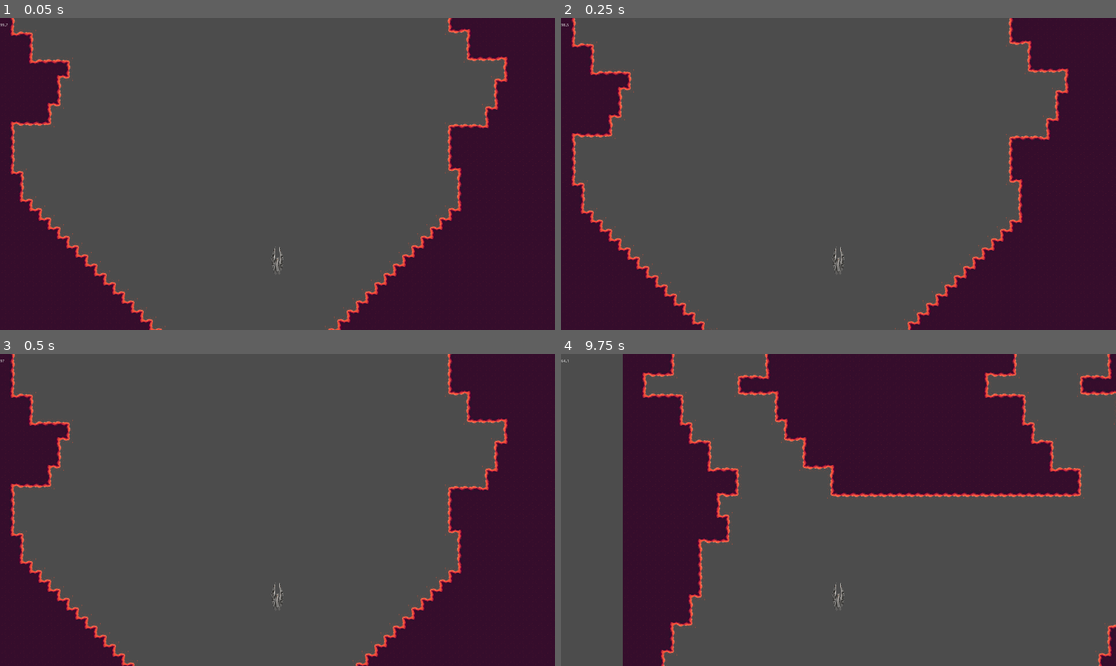
Above: before the commit, frames 1-4 (two rows, left to right).
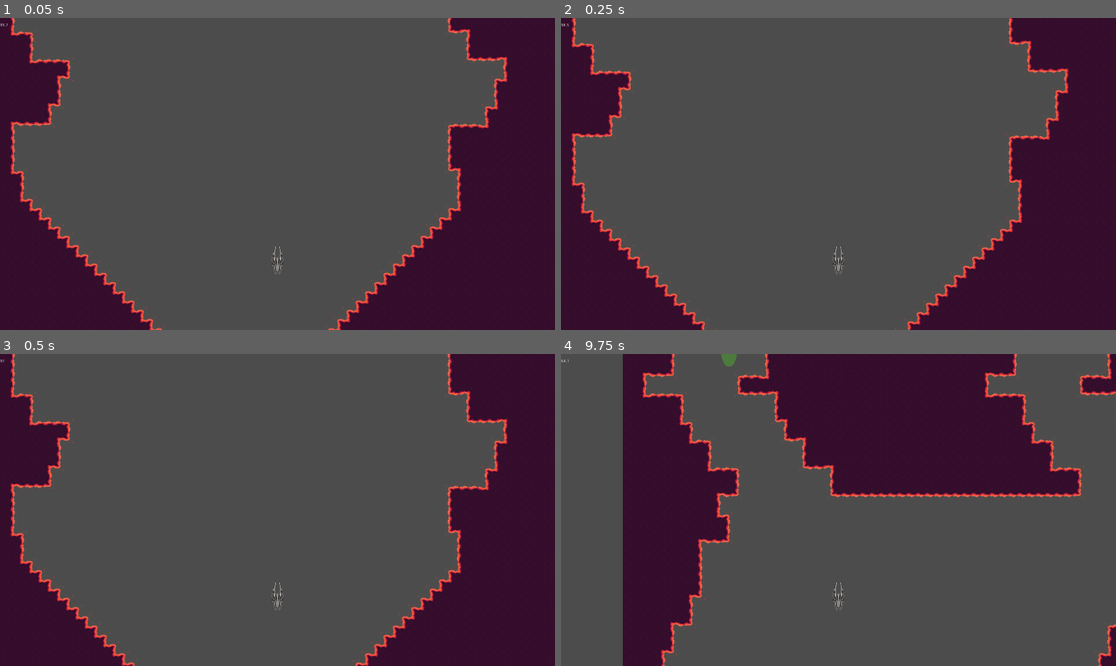
Above: after the commit, the same moments.

Repository: CyanideGourmet/River-Raid-Remake
Game: Godot game, scene res://scenes/Main.tscn
The game is run twice, just before and just after one commit, with the same random seed, the same clock (stepped at 60 frames per second) and the same inputs.
Inputs:
- Up to frame 1 (0.05 s): no input
- Up to frame 2 (0.25 s): no input
- Up to frame 3 (0.5 s): no input
- Up to frame 4 (9.75 s): hold Right (ui_right) 0.53-1.28 s; tap Space (ui_select) at 0.6, 0.77, 1.07, 1.35, 1.52, 1.82, 2.1, 2.85, 3.02, 3.32, 3.6, 3.77, 4.07, 4.35, 4.52, 4.82, 5.1, 5.85, 6.02, 6.32, 6.6, 6.77, 7.07, 7.35, 7.52, 7.82, 8.1, 8.75, 8.85, 9.02, 9.32, 9.6 s; hold Down (ui_down) 1.28-2.03 s; hold Right (ui_right) 2.03-2.78 s; hold Up (ui_up) 2.78-3.53 s; hold Left (ui_left) 3.53-5.03 s; hold Down (ui_down) 5.03-5.78 s; tap Enter at 5.75 s; hold Right (ui_right) 5.78-6.53 s; hold Up (ui_up) 6.53-7.28 s; hold Right (ui_right) 7.28-8.03 s; hold Down (ui_down) 8.03-8.78 s; hold Left (ui_left) 8.78-9.53 s; hold Up (ui_up) from 9.53 s (still down)

The runs differ from the first frame. In frame 1, 0.1% of the frame differs, in the area x 0-90%, y 1-99%; in frame 2, 0.1%; in frame 3, less than 0.1%; in frame 4, 0.2%, in the area x 0-100%, y 0-97%.

Commit message:
Finalizing fuel code and laying groundwork for implementing enemy units
Paliwo jest już w pełni funkcjonalne. Kod który dla niego powstał będzie podstawą kodu przeciwników.

Diff:
--- a/project.godot
+++ b/project.godot
@@ -27,5 +27,4 @@
 
 [rendering]
 
-quality/2d/use_pixel_snap=true
 environment/default_environment="res://default_env.tres"
--- a/scenes/Bullet.tscn
+++ b/scenes/Bullet.tscn
@@ -6,7 +6,9 @@
 [sub_resource type="RectangleShape2D" id=1]
 extents = Vector2( 5.00362, 15.9956 )
 
-[node name="Bullet" type="KinematicBody2D"]
+[node name="Bullet" type="KinematicBody2D" groups=[
+"PlayerBullet",
+]]
 collision_layer = 2
 collision_mask = 2
 script = ExtResource( 1 )
@@ -17,5 +19,7 @@
 [node name="Sprite" type="Sprite" parent="."]
 texture = ExtResource( 2 )
 
-[node name="CollisionShape2D" type="CollisionShape2D" parent="."]
+[node name="CollisionShape2D" type="CollisionShape2D" parent="." groups=[
+"PlayerBullet",
+]]
 shape = SubResource( 1 )
--- a/scenes/Fuel.tscn
+++ b/scenes/Fuel.tscn
@@ -7,11 +7,17 @@
 radius = 12.9898
 height = 36.6155
 
-[node name="Fuel" type="Area2D"]
+[node name="Fuel" type="Area2D" groups=[
+"enemy",
+]]
+collision_layer = 3
+collision_mask = 3
 script = ExtResource( 1 )
 
 [node name="Sprite" type="Sprite" parent="."]
 texture = ExtResource( 2 )
 
-[node name="CollisionShape2D" type="CollisionShape2D" parent="."]
+[node name="CollisionShape2D" type="CollisionShape2D" parent="." groups=[
+"enemy",
+]]
 shape = SubResource( 1 )
--- a/scripts/Bullet.gd
+++ b/scripts/Bullet.gd
@@ -11,14 +11,12 @@
 
 func _physics_process(delta):
 	if abs(position.y) - abs(starting_position.y) > bullet_distance:
-		emit_signal("bullet_freed")
-		queue_free()
+		_death()
 	var collision = move_and_collide(Vector2(0, -velocity) * delta)
 	if collision:
-		if collision.collider.is_in_group("terrain"):
-			emit_signal("bullet_freed")
-			queue_free()
+		if collision.collider.is_in_group("terrain") or collision.collider.is_in_group("enemy"):
+			_death()
 
-func _on_Bullet_body_entered(body):
+func _death():
 	emit_signal("bullet_freed")
 	queue_free()
--- a/scripts/Fuel.gd
+++ b/scripts/Fuel.gd
@@ -1,13 +1,24 @@
 extends Area2D
 
 signal fuel
+signal destroyed
+var player_node
 
 func _ready():
-	var player_node = get_parent().get_parent().find_node("Player")
+	player_node = get_parent().get_parent().find_node("Player")
 	connect("body_entered", self, "_fuel")
 	connect("body_exited", self, "_fuel")
 	connect("fuel", player_node, "_fuel")
+	connect("destroyed", player_node, "_hit_a_node")
+	connect("destroyed", get_parent(), "_node_destroyed")
 
 func _fuel(body):
+	if body == player_node:
+		emit_signal("fuel")
+	elif body.is_in_group("PlayerBullet"):
+		_death()
 
-	emit_signal("fuel")
+func _death():
+	#death animation
+	emit_signal("destroyed", self)
+	queue_free()
--- a/scripts/MapSlice.gd
+++ b/scripts/MapSlice.gd
@@ -1,8 +1,8 @@
 extends TileMap
 
 export var level_size = 8704
-export var min_fuel_number = 1
-export var max_fuel_number = 4
+export var min_fuel_number = 4
+export var max_fuel_number = 10
 export var min_generate_start_n = 3
 export var max_generate_start_n = 5
 export var min_generate_start_m = 10
@@ -23,6 +23,7 @@
 var randomization_safelock = [0, 0]
 var island_params
 var tiles = {[0, 0, 0]: 0, [1, 1, 0]: [1, 0, 0, 0], [2, 1, 0]: [3, 1, 0, 0], [2, 1, 1]: [4, 0, 0, 0], [2, 4, 0]: [2, 0, …(282 unchanged characters)…
+var entities = []
 
 func _ready():
 	player_node = get_parent().find_node("Player")
@@ -39,8 +40,12 @@
 	yield(get_tree().create_timer(1), "timeout")
 	if body == player_node:
 		position.y -= 2 * level_size
+		_clear_entities()
 		_generate()
-		_clear_entities()
+
+func _node_destroyed(body):
+	for i in entities:
+		i.erase(body)
 
 func _random_int(x, y):
 	randomize()
@@ -81,7 +86,7 @@
 	_fill()
 	_place_tiles()
 	_instantiated_nodes_coordinates()
-	_place_nodes()
+	_place_entities()
 
 func _template():
 	var last = [0, 0]
@@ -274,19 +279,23 @@
 		while(map_array[coordinates[0]][coordinates[1]] != [0, 0, 0]):
 			coordinates[0] += 1
 		coordinates[0] += island_params[0]/2
+		coordinates[0] += (copy_offset-island_params[0])*_random_int(0, 1)
 		instantiated_nodes_coordinates.append(coordinates)
 		fuel_number -= 1
 	print(instantiated_nodes_coordinates)
 
-func _place_nodes():
+func _place_entities():
+	var fuel_entities = []
 	for i in instantiated_nodes_coordinates:
 		var x = Fuel.instance()
 		add_child(x)
 		x.position = Vector2(16 + 32 * i[0], 16 + 32 * i[1])
 		x.scale = Vector2(2, 2)
+		fuel_entities.append(x)
+	entities.append(fuel_entities)
 
 func _clear_entities():
-	var children = get_children()
-	for i in children:
-		if i == find_node("Fuel"):
-			i.queue_free()
+	for i in entities:
+		for j in i:
+			j.queue_free()
+	entities = []
--- a/scripts/Player.gd
+++ b/scripts/Player.gd
@@ -18,6 +18,8 @@
 var full_stop = 1
 var current_mapslice
 var refill = 0
+
+signal free_the_bullet
 
 func _ready():
 	camera_pos = $Camera.position
@@ -51,6 +53,7 @@
 		var bullet = Bullet.instance()
 		add_child(bullet)
 		bullet.connect("bullet_freed", self, "_on_bullet_freed")
+		connect("free_the_bullet", bullet, "_death")
 		ammo -= 1
 	forward_speed += acceleration_speed * acceleration_dir
 	forward_speed = clamp(forward_speed, min_forward_speed, max_forward_speed)
@@ -76,7 +79,14 @@
 	ammo += 1
 
 func _fuel():
-	refill = (refill + 1)%2
+	if refill == 0:
+		refill = 1
+	else:
+		refill = 0
 
 func _current_mapslice_changed(node):
 	current_mapslice = node
+
+func _hit_a_node(node):
+	if node.is_in_group("enemy"):
+		emit_signal("free_the_bullet")
